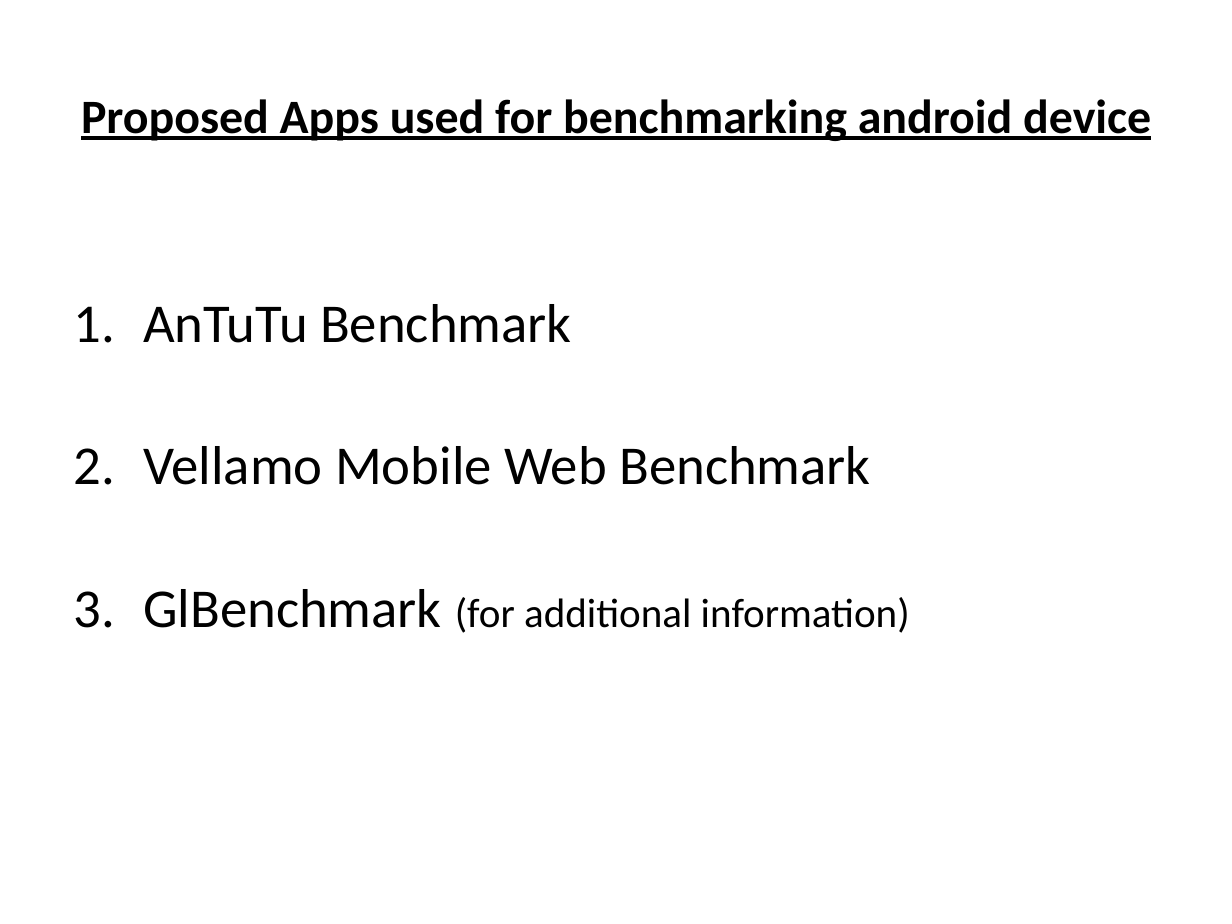
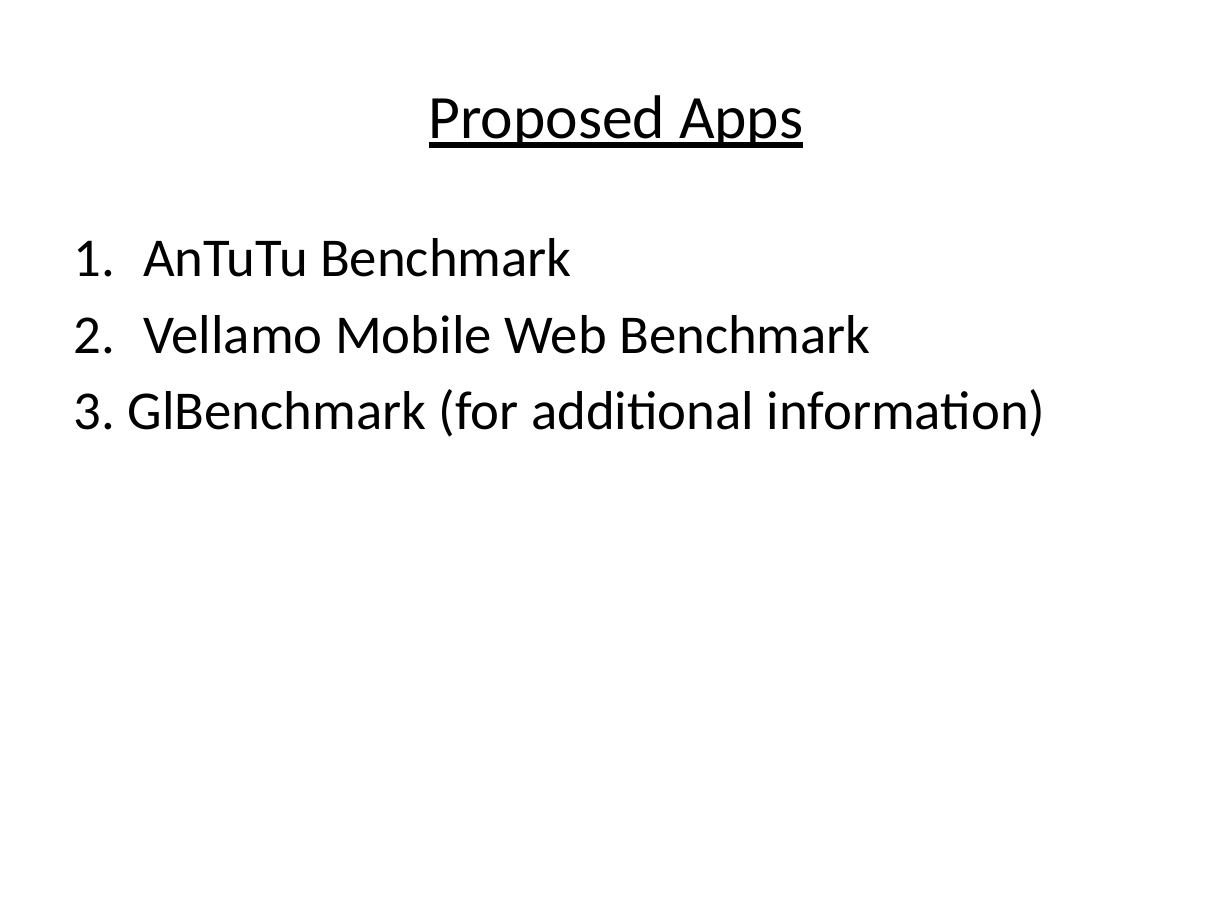
Before and after one commit to laikayeekelly/Benchmark, a slide deck: slide 3 of benchmark.pptx (slide 2 before the commit). Drawn at 1232x924 pixels with LibreOffice and Linux fonts; fonts in the diff are those of the drawing. Boxes give left, top, right and bottom in pixels: in the first picture for what was removed or moved away, otherwise in the second. Text is boxed around its words. In the diff, an @@ line names an element or a change of style, - is before the commit and + after.

Commit message:
android device benchmark powerpoint

```diff
--- a/benchmark.pptx
+++ b/benchmark.pptx
@@ title at (429, 95, 803, 148): text changed; size 28 to 36 pt; bold off @@
-Proposed Apps used for benchmarking android device
+Proposed Apps
@@ text at (143, 238, 871, 354): line spacing 2 to 1 @@
@@ text at (74, 389, 1046, 437): text changed; size 24 to 32 pt @@
-3. GlBenchmark (for additional information)
+3. GlBenchmark (for additional information)
```
Also in this commit, not shown: 7 other slides changed, 9 slides added.
